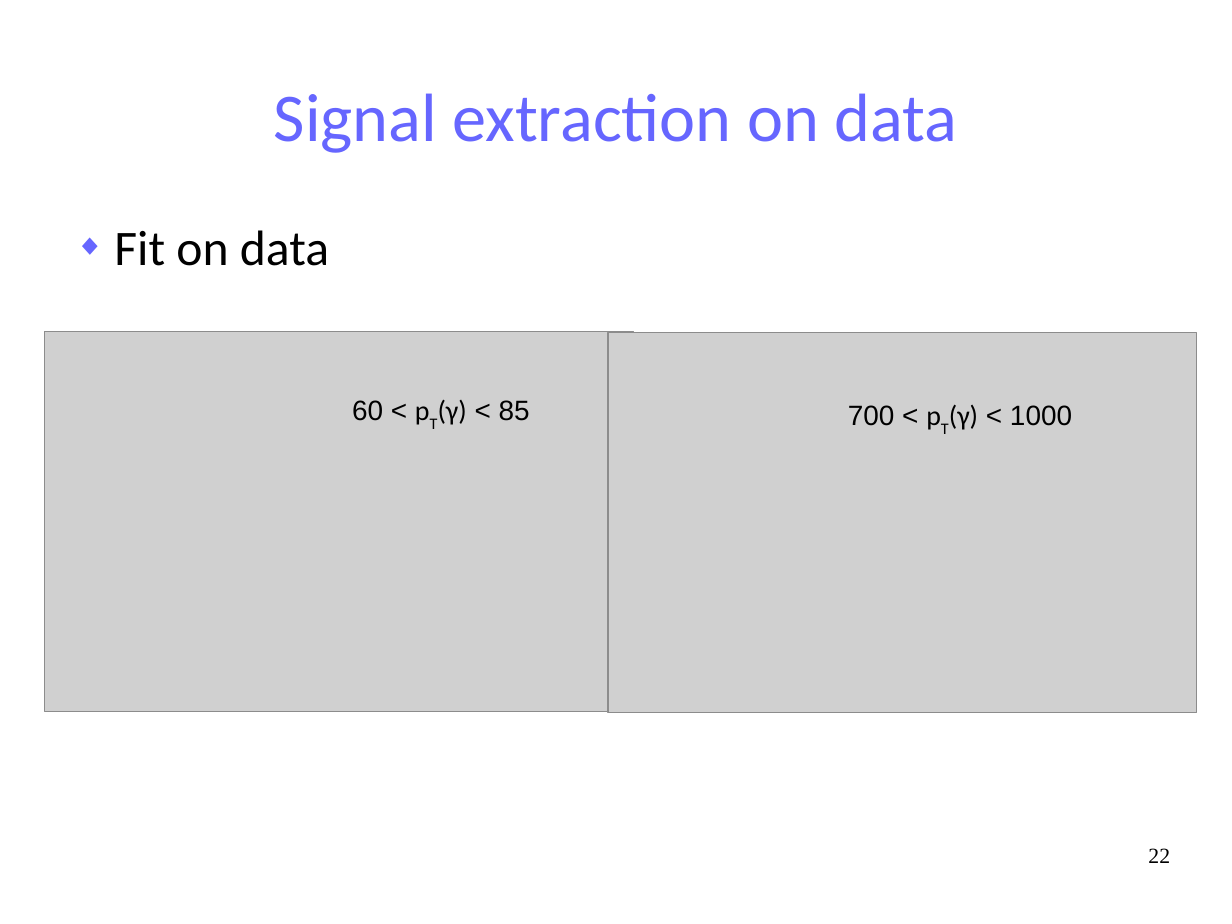
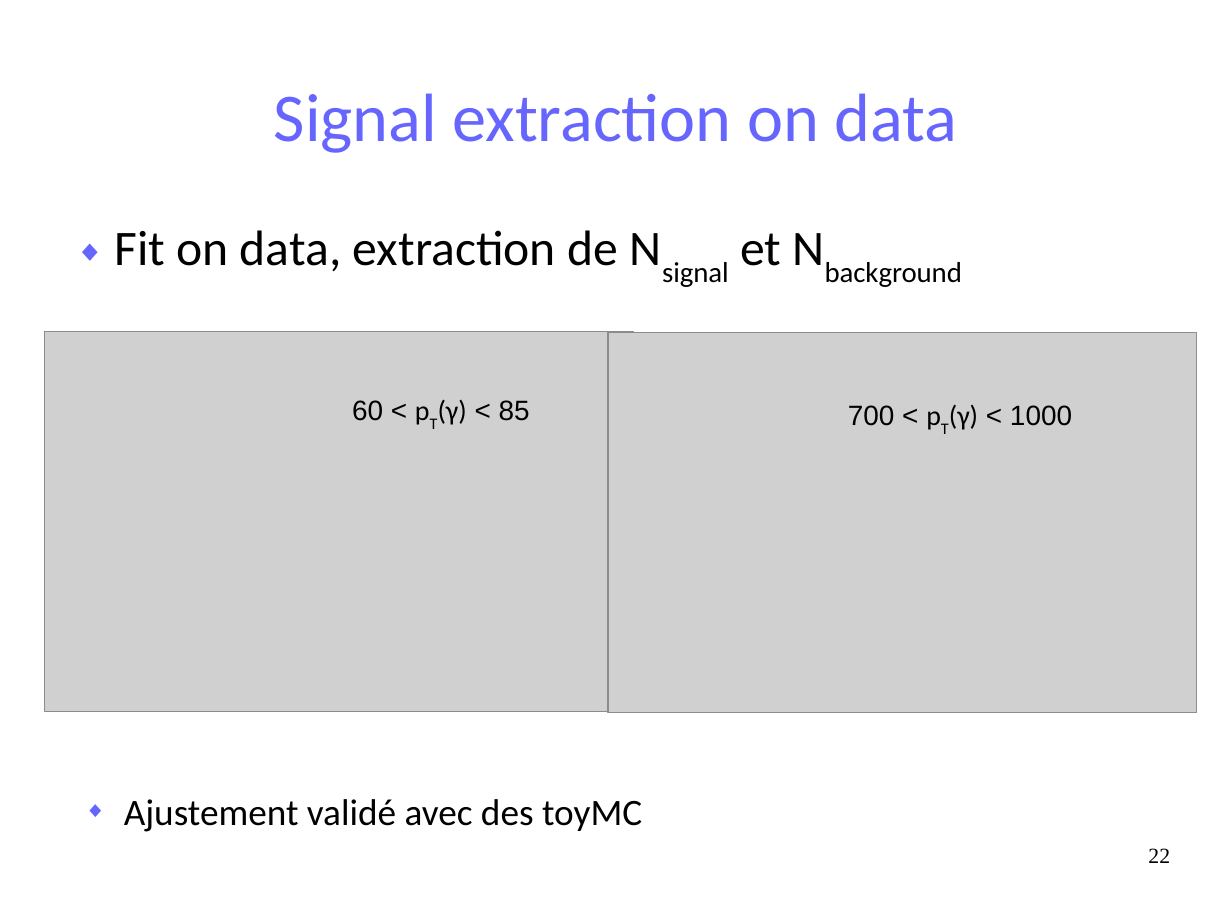
Before and after one commit to maxgiraud/m2_report, a slide deck: slide 22 of soutenance.odp. Drawn at 1232x924 pixels with LibreOffice and Linux fonts; fonts in the diff are those of the drawing; grey boxes stand for pictures. Boxes give left, top, right and bottom in pixels: in the first picture for what was removed or moved away, otherwise in the second. Text is boxed around its words. In the diff, an @@ line names an element or a change of style, - is before the commit and + after.

```diff
--- a/soutenance.odp
+++ b/soutenance.odp
@@ text at [114,230,781,271]: text changed @@
-◆ Fit on data
+◆ Fit on data, extraction de Nsignal et Nbackground
@@ text added at [124,799,642,832], 24 pt, text #000000 @@
+◆ Ajustement validé avec des toyMC
```
Also in this commit, not shown: 7 other slides changed, 2 slides added.
